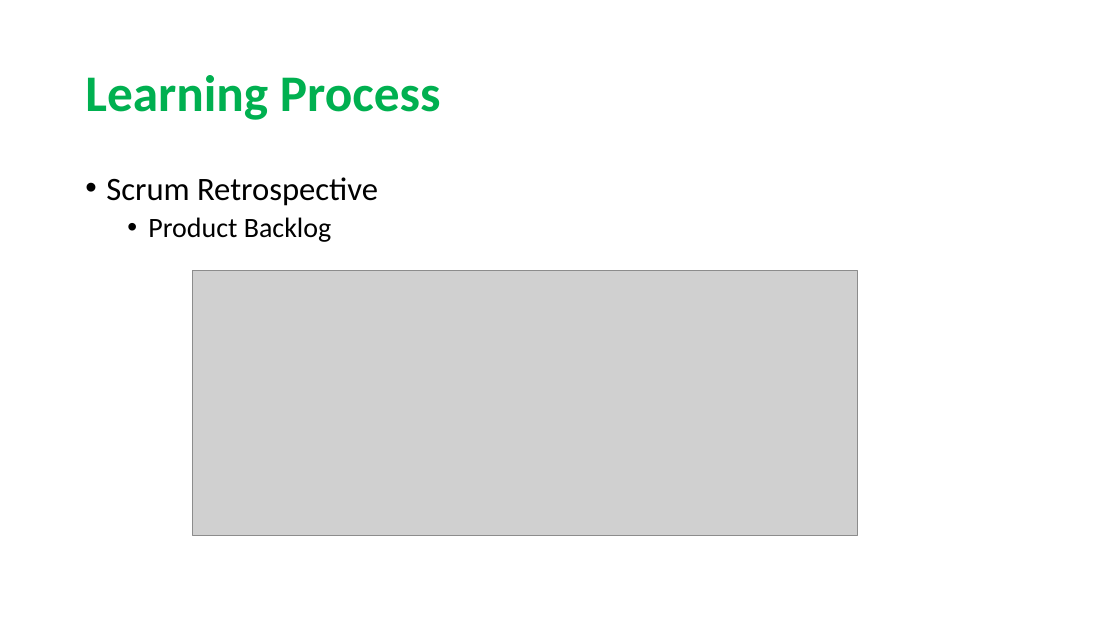
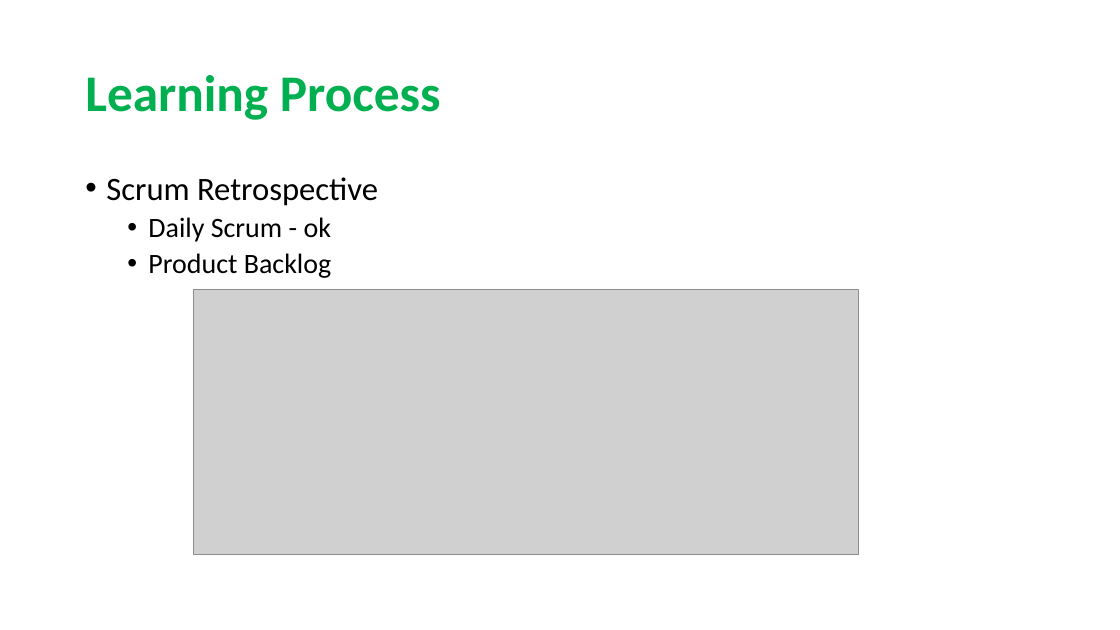
Before and after one commit to sarahmele/ch.bfh.btx8081.w2015.green, a slide deck: slide 9 of doc/task14/Task14.pptx. Drawn at 1120x630 pixels with LibreOffice and Linux fonts; fonts in the diff are those of the drawing; grey boxes stand for pictures. Boxes give left, top, right and bottom in pixels: in the first picture for what was removed or moved away, otherwise in the second. Text is boxed around its words. In the diff, an @@ line names an element or a change of style, - is before the commit and + after.

```diff
--- a/doc/task14/Task14.pptx
+++ b/doc/task14/Task14.pptx
@@ text at bbox=[148, 217, 331, 242]: paragraph added @@
+  • Daily Scrum - ok
@@ picture: place and size @@
-picture at bbox=[192, 271, 858, 536]
+picture at bbox=[193, 290, 859, 555]
```
Also in this commit, not shown: 2 other slides changed, 2 slides added, 1 slide removed.
